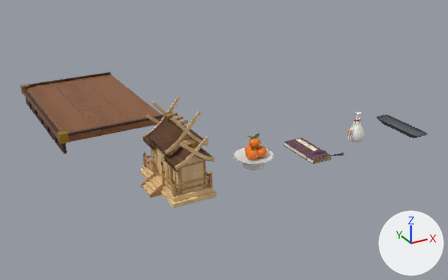
The glTF model public/models/kamidana.glb as it was, and as the next commit left it.
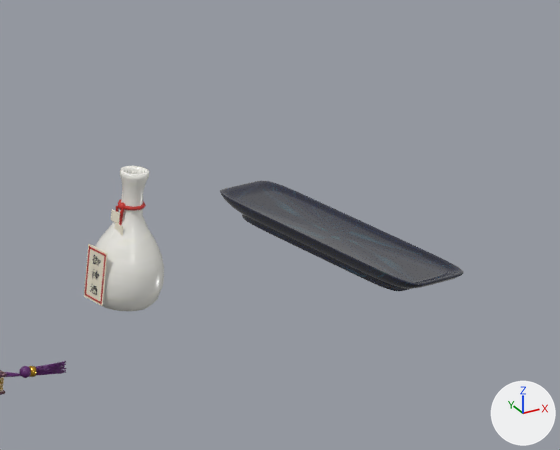
The first picture shows the older version from a 50 mm lens placed at (-0.96, -2.19, 1.25), pointed at (0.57, 0.58, -0.13). The close-ups show the older and then the newer version on the part from 74% to 100% of the width and 27% to 61% of the height of that picture. Only the edits that show in the close-ups are written down. Lighting does not change. The marker at lower right points along +X, +Y and +Z. Where no turn or scale is listed for an object, it has been applied to the vertices. Vertices at exactly the same position are counted once.

The first close-up shows 'KamiCupStandBody', 'KamiFlaskBody', 'KamiFlaskLabel', 'KamiFlaskLabelRedS-1', 'KamiFlaskLabelRedS1' and 6 more.
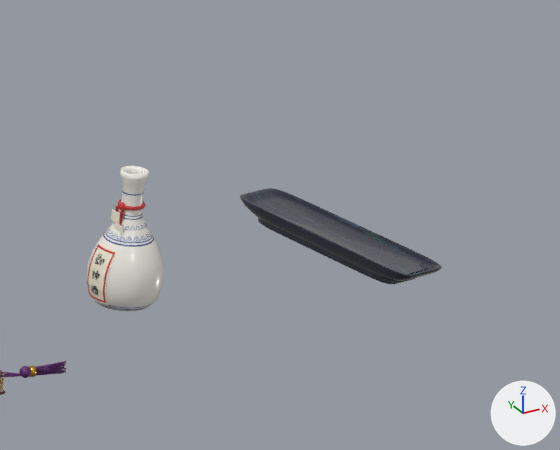
Where the newer file only moved an object's origin or applied its transform, the numbers keep the older frame.

The change, as a list of edits to the scene's bpy script:
```text
Add img_flaskglaze:
    img_flaskglaze = load_image('flaskGlaze', '_unpacked/flaskGlaze', 512, 512, 'sRGB')
Add mat_kamiflaskglaze:
    mat_kamiflaskglaze = principled_material('KamiFlaskGlaze')
    mat_kamiflaskglaze.texture = img_flaskglaze
    mat_kamiflaskglaze.roughness = 0.22
Change me_kamicupstand:
    used by ob_kamicupstandbody; location = (1.3, 0.0, 0.0)
    remove me_kamicupstand.from_pydata(...)  # 938 vertices, 1872 faces; spans x -0.042..0.042, y -0.157..0.157, z 0.0..0.024
    add me_kamicupstand.from_pydata(...)  # 938 vertices, 1872 faces; spans x -0.03..0.03, y -0.134..0.134, z 0.0..0.024
    me_kamicupstand part 1: the whole mesh is scaled about its middle by (0.725, 0.853, 1)
Change me_kamiflaskbody:
    used by ob_kamiflaskbody; location = (1.0, 0.0, 0.0)
    remove me_kamiflaskbody.from_pydata(...)  # 681 vertices, 1320 faces; spans x -0.04..0.04, y -0.04..0.04, z 0.0..0.15
    add me_kamiflaskbody.from_pydata(...)  # 817 vertices, 1584 faces; spans x -0.04..0.04, y -0.04..0.04, z 0.0..0.15
    me_kamiflaskbody part 2: 232 vertices moved within x -0.04..0.04, y -0.04..0.04, z 0.0..0.15; 80 vertices removed from x -0.038..0.038, y -0.038..0.038, z 0.0..0.15; 216 vertices added at x -0.038..0.038, y -0.038..0.038, z 0.0..0.15
    me_kamiflaskbody part 3: 804 kept faces spanning x -0.04..0.04, y -0.04..0.04, z 0.0..0.15 get new texture (UV) coordinates
    me_kamiflaskbody part 4: 832 faces spanning x -0.04..0.04, y -0.04..0.04, z 0.0..0.15 switch from mat_kamidish (picture img_glaze) to mat_kamiflaskglaze (picture img_flaskglaze)
Change me_cube_193:
    used by ob_kamiflasklabel; location = (0.96, 0.0, 0.04)
    remove me_cube_193.from_pydata(...)  # 8 vertices, 12 faces; spans x -0.0004..0.0004, y -0.015..0.015, z -0.03..0.03
    add me_cube_193.from_pydata(...)  # 728 vertices, 1452 faces; spans x -0.0408..-0.0252, y -0.0149..0.0149, z 0.01..0.07
    me_cube_193 part 5: 728 vertices added at x -0.0408..-0.0252, y -0.0149..0.0149, z 0.01..0.07
    me_cube_193 part 6: 8 vertices removed from x -0.0004..0.0004, y -0.015..0.015, z -0.03..0.03
Change me_cube_197:
    used by ob_kamiflasklabelreds1; location = (0.959, -0.013, 0.04)
    remove me_cube_197.from_pydata(...)  # 8 vertices, 12 faces; spans x -0.0003..0.0003, y -0.0008..0.0008, z -0.0275..0.0275
    add me_cube_197.from_pydata(...)  # 728 vertices, 1452 faces; spans x -0.0394..-0.0279, y -0.0137..-0.012, z 0.0125..0.0675
    me_cube_197 part 7: 728 vertices added at x -0.0394..-0.0279, y -0.0137..-0.012, z 0.0125..0.0675
    me_cube_197 part 8: 8 vertices removed from x -0.0003..0.0003, y -0.0008..0.0008, z -0.0275..0.0275
Change ob_kamiflasklabel:
    ob_kamiflasklabel.location: (0.96, 0.0, 0.04) -> (1.0, 0.0, 0.0)
Change ob_kamiflasklabelreds_1:
    ob_kamiflasklabelreds_1.location: (0.959, 0.013, 0.04) -> (1.0, 0.0, 0.0)
```

Boxes (x1, y1, x2, y2) around the edits, measured in the close-ups (560 x 450 px; the box of a moved part takes in the faces that stretch with it):
'KamiCupStandBody', rescaled (17% narrower, 13% shorter)
    before: (220, 181, 464, 291)
    after: (240, 188, 442, 284)
'KamiFlaskLabel', reshaped, moved (28% wider)
    before: (84, 244, 108, 306)
    after: (87, 241, 118, 305)
'KamiFlaskLabelRedS-1', moved
    before: (85, 247, 90, 294)
    after: (87, 246, 98, 293)
part 2 of me_kamiflaskbody, moved or reshaped
    before: (95, 188, 155, 311)
    after: (86, 188, 155, 311)
part 3 of me_kamiflaskbody, surface changed
    before: (95, 188, 156, 311)
    after: (86, 188, 156, 311)
part 4 of me_kamiflaskbody, recoloured
    before: (95, 188, 156, 311)
    after: (86, 188, 156, 311)
part 5 of me_cube_193, added (pale yellow)
    after: (87, 241, 118, 305)
part 6 of me_cube_193, deleted (pale yellow)
    before: (84, 244, 108, 306)
part 7 of me_cube_197, added
    after: (103, 253, 115, 303)
part 8 of me_cube_197, deleted
    before: (100, 255, 106, 304)
